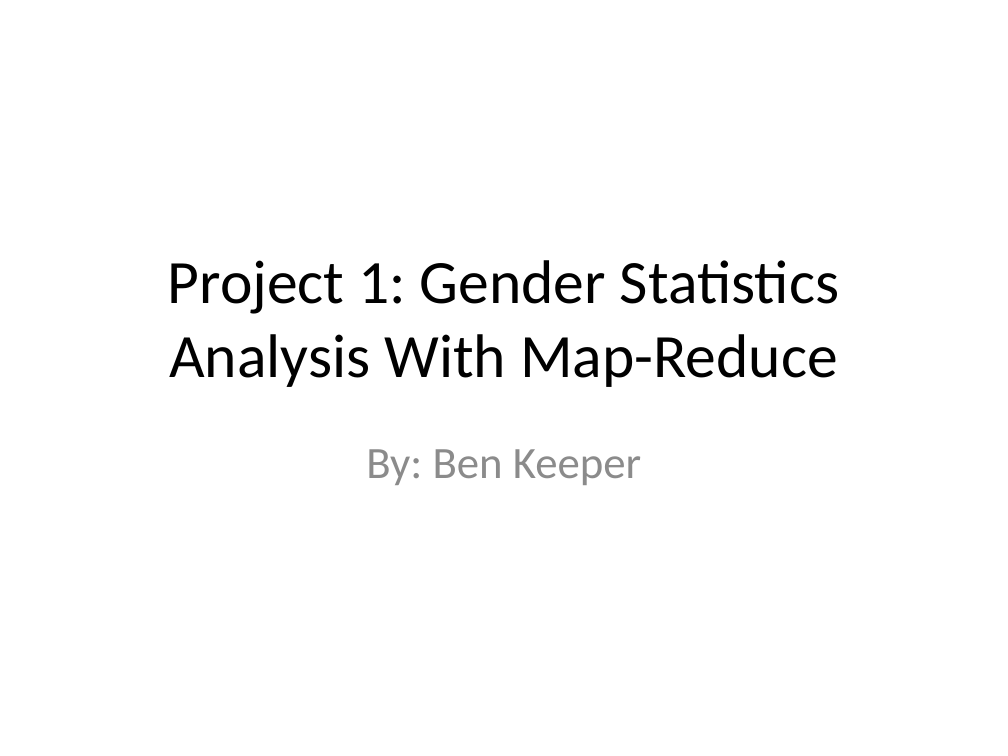
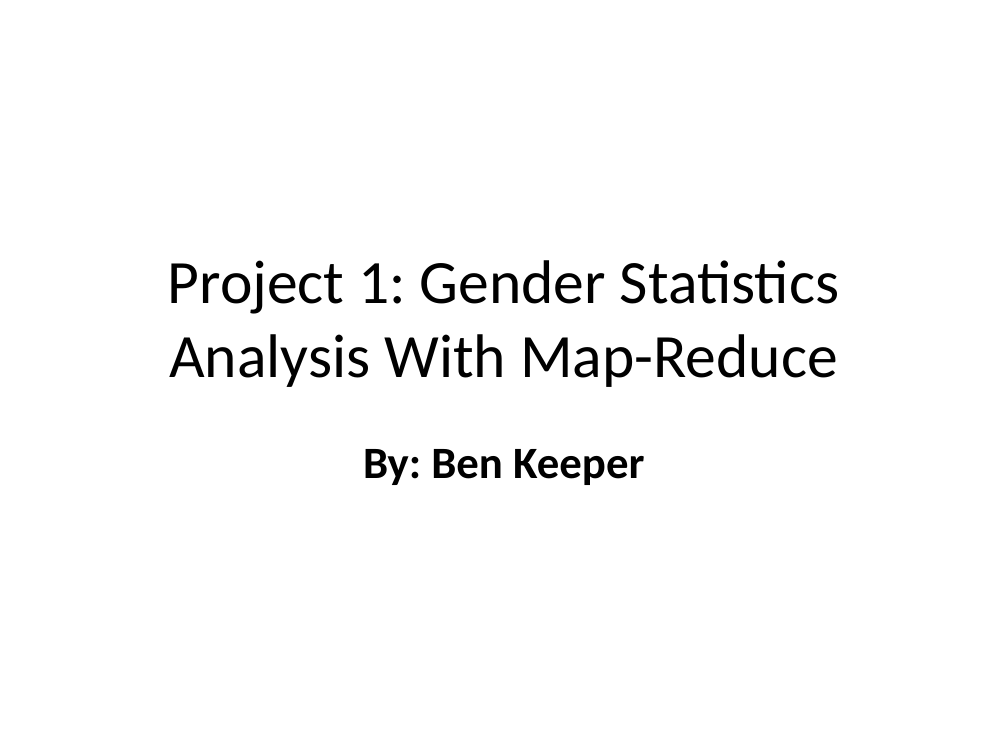
Before and after one commit to Dec-17-Big-Data/project1-bkeeper94, a slide deck: slide 1 of Project1-Presentation-Ben-Keeper.pptx. Drawn at 1008x756 pixels with LibreOffice and Linux fonts; fonts in the diff are those of the drawing. Boxes give left, top, right and bottom in pixels: in the first picture for what was removed or moved away, otherwise in the second. Text is boxed around its words. In the diff, an @@ line names an element or a change of style, - is before the commit and + after.

Commit message:
Updates to the Project Powerpoint
Revisions to the project 1 powerpoint
file for making the main slides more concise.

```diff
--- a/Project1-Presentation-Ben-Keeper.pptx
+++ b/Project1-Presentation-Ben-Keeper.pptx
@@ subtitle "By: Ben Keeper" at [363,449,644,485]: text colour #8C8C8C to #000000, bold on @@
```
Also in this commit, not shown: 11 other slides changed, 2 other files.
